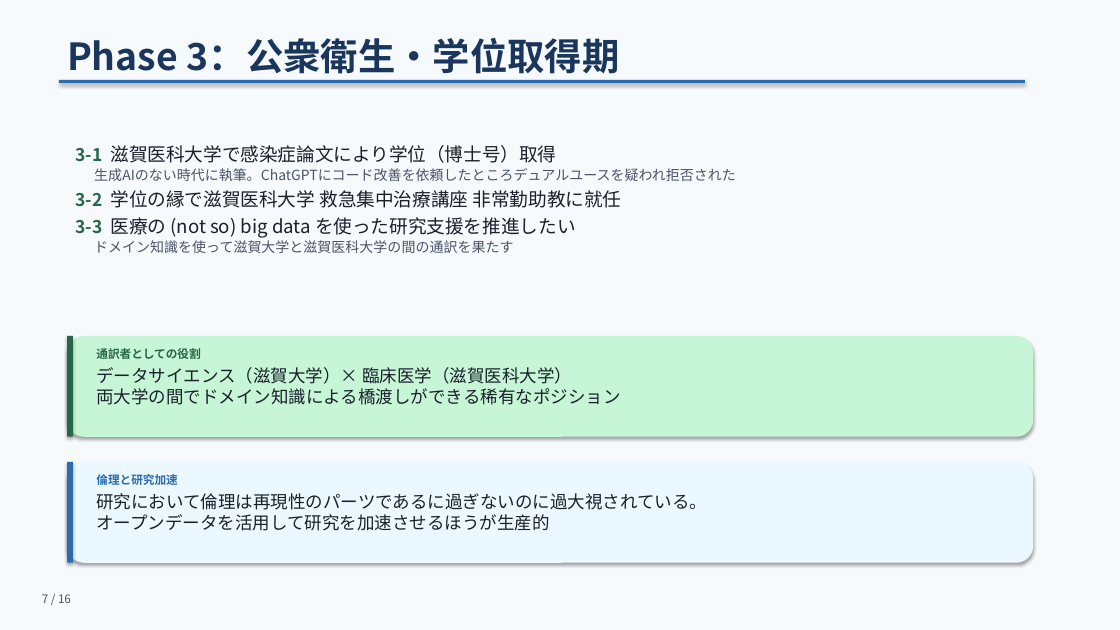
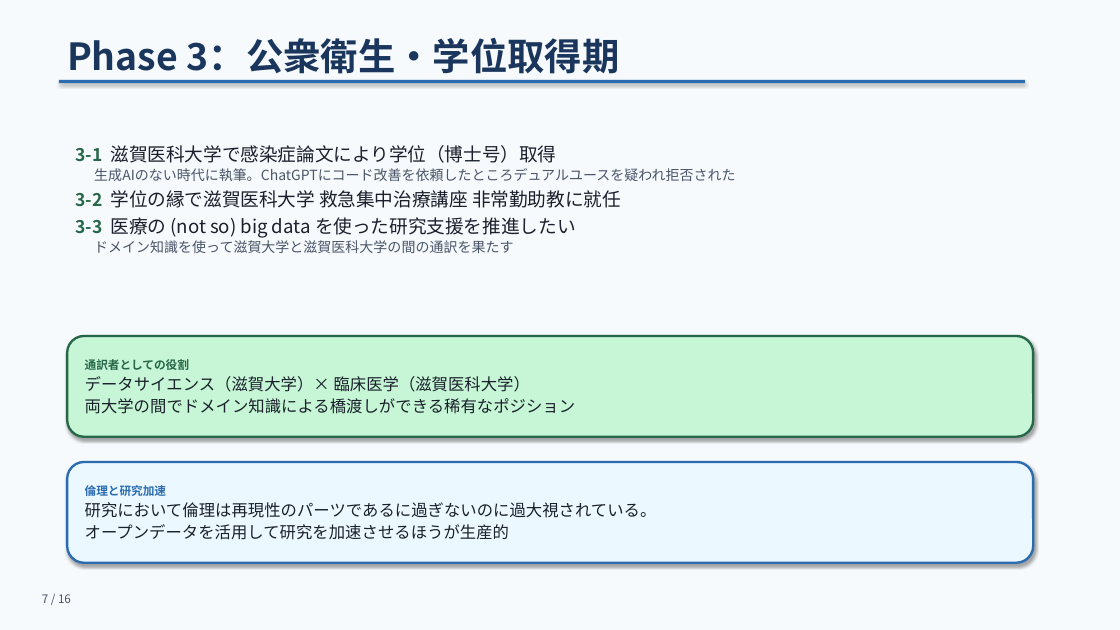
Before and after one commit to bougtoir/heat-accidents-mortality, a slide deck: slide 7 of meeting-slides/meeting_slides.pptx. Drawn at 1120x630 pixels with LibreOffice and Linux fonts; fonts in the diff are those of the drawing. Boxes give left, top, right and bottom in pixels: in the first picture for what was removed or moved away, otherwise in the second. Text is boxed around its words. In the diff, an @@ line names an element or a change of style, - is before the commit and + after.

```diff
--- a/meeting-slides/meeting_slides.pptx
+++ b/meeting-slides/meeting_slides.pptx
@@ rounded rectangle "通訳者としての役割" at box(67, 336, 1033, 437): outline none to #276749 2 pt @@
@@ rectangle removed at box(67, 336, 73, 437) @@
@@ text in rounded rectangle at box(85, 359, 575, 414): text added @@
+通訳者としての役割
+データサイエンス（滋賀大学）× 臨床医学（滋賀医科大学）
+両大学の間でドメイン知識による橋渡しができる稀有なポジション
@@ text removed at box(96, 348, 200, 359) @@
-通訳者としての役割
@@ text removed at box(96, 367, 620, 405) @@
-データサイエンス（滋賀大学）× 臨床医学（滋賀医科大学）
-両大学の間でドメイン知識による橋渡しができる稀有なポジション
@@ rounded rectangle "倫理と研究加速": place and size @@
-rounded rectangle "倫理と研究加速" at box(96, 493, 707, 531)
+rounded rectangle "倫理と研究加速" at box(67, 462, 1033, 563)
@@ rounded rectangle "倫理と研究加速" at box(67, 462, 1033, 563): vertical alignment top to middle; fill none to #EBF8FF; outline none to #2B6CB0 2 pt; shadow on @@
@@ rounded rectangle removed at box(67, 462, 1033, 563) @@
@@ rectangle removed at box(67, 462, 73, 563) @@
@@ text removed at box(96, 474, 177, 485) @@
-倫理と研究加速
@@ text in rounded rectangle at box(85, 485, 166, 496): paragraph added @@
+倫理と研究加速
@@ text in rounded rectangle at box(85, 502, 657, 540): size 15 to 14 pt in "研究において倫理は再現性のパーツであるに過ぎないのに過大視されている。 オープンデータを活用して研究を加速させるほうが生 ..."; more space between paragraphs @@
```
Also in this commit, not shown: 10 other slides changed, 1 other file.
